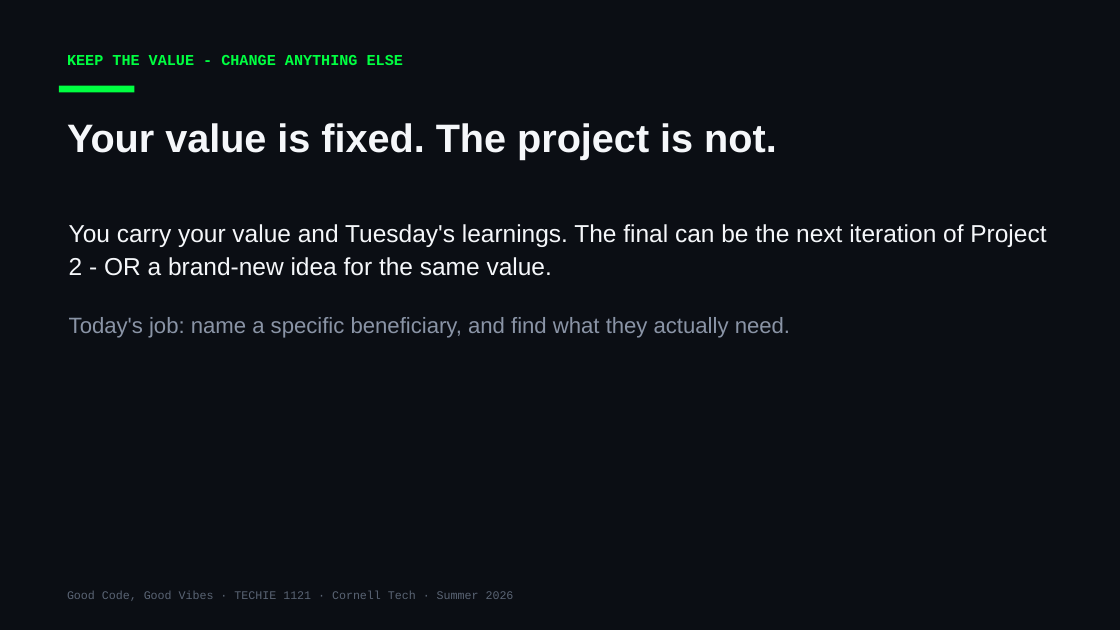
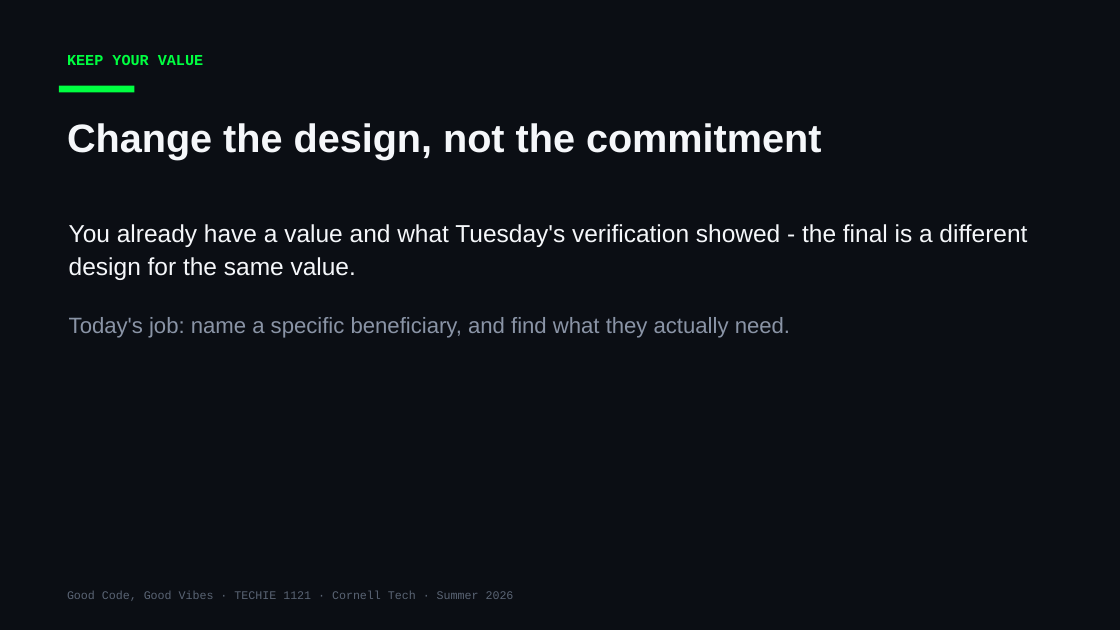
Before and after one commit to Cornell-Tech-Vibe-Coding-Summer-2026/website, a slide deck: slide 4 of slides/Week3-Wed-Working-Day.pptx. Drawn at 1120x630 pixels with LibreOffice and Linux fonts; fonts in the diff are those of the drawing. Boxes give left, top, right and bottom in pixels: in the first picture for what was removed or moved away, otherwise in the second. Text is boxed around its words. In the diff, an @@ line names an element or a change of style, - is before the commit and + after.

```diff
--- a/slides/Week3-Wed-Working-Day.pptx
+++ b/slides/Week3-Wed-Working-Day.pptx
@@ text at (67,55,203,65): text changed @@
-KEEP THE VALUE - CHANGE ANYTHING ELSE
+KEEP YOUR VALUE
@@ text at (67,123,821,160): text changed @@
-Your value is fixed. The project is not.
+Change the design, not the commitment
@@ text at (69,224,1027,280): text changed @@
-You carry your value and Tuesday's learnings. The final can be the next iteration of Project 2 - OR a brand-new idea for the same value.
+You already have a value and what Tuesday's verification showed - the final is a different design for the same value.
```
Also in this commit, not shown: 1 other slide changed, 1 other file.
